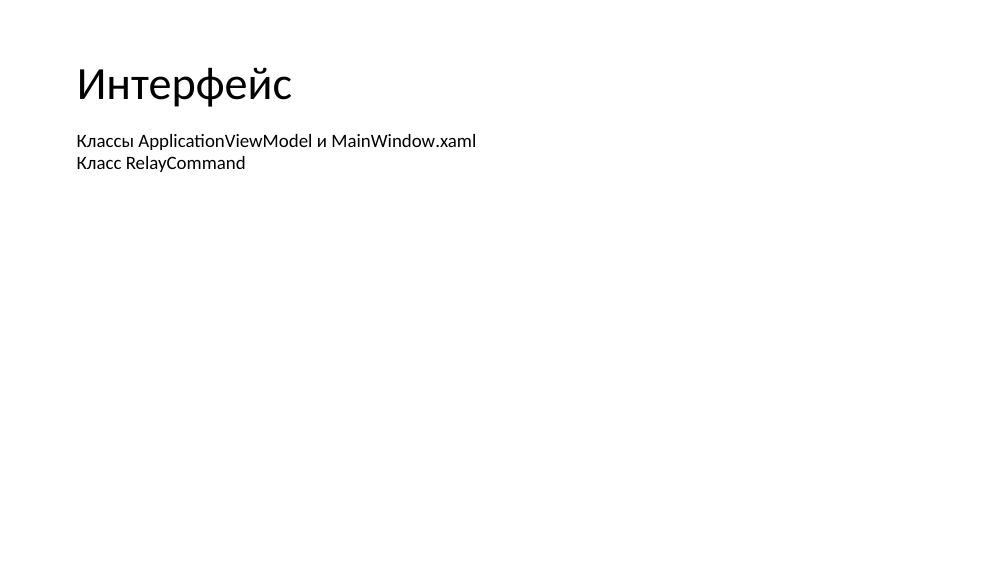
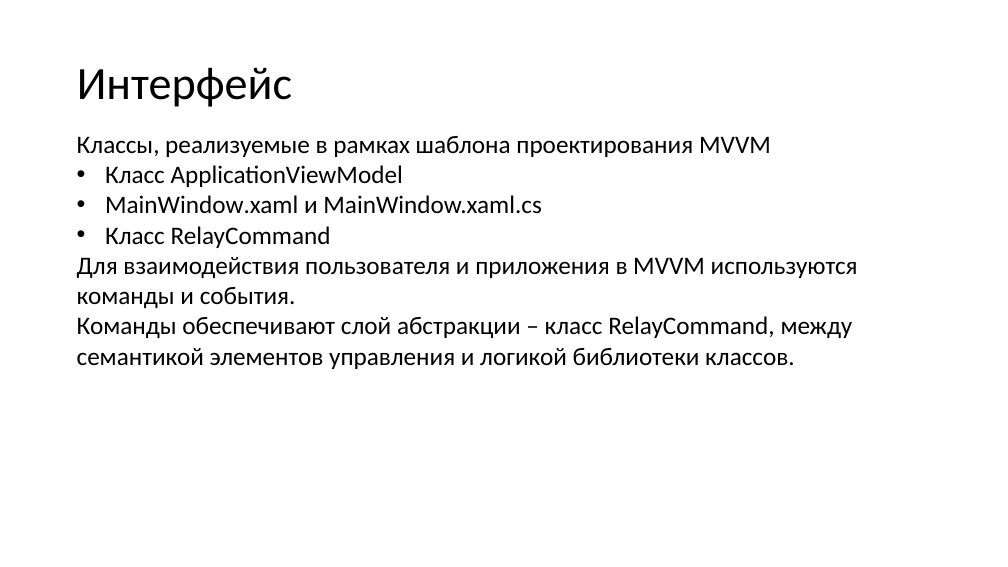
Before and after one commit to N0tilT/Timelon, a slide deck: slide 11 of docs/Timelon.pptx. Drawn at 1008x567 pixels with LibreOffice and Linux fonts; fonts in the diff are those of the drawing. Boxes give left, top, right and bottom in pixels: in the first picture for what was removed or moved away, otherwise in the second. Text is boxed around its words. In the diff, an @@ line names an element or a change of style, - is before the commit and + after.

```diff
--- a/docs/Timelon.pptx
+++ b/docs/Timelon.pptx
@@ text at [77,136,771,214]: text changed; size 18 to 24 pt @@
-Классы ApplicationViewModel и MainWindow.xaml
+Классы, реализуемые в рамках шаблона проектирования MVVM
+• Класс ApplicationViewModel
+• MainWindow.xaml и MainWindow.xaml.cs
@@ text at [105,226,331,248]: size 18 to 24 pt in "Класс RelayCommand"; bullet none to • @@
@@ text at [77,257,858,369]: paragraphs added @@
+Для взаимодействия пользователя и приложения в MVVM используются команды и события.
+Команды обеспечивают слой абстракции – класс RelayCommand, между семантикой элементов управления и логикой библиотеки классов.
```
Also in this commit, not shown: 8 other slides changed, 2 slides removed, 1 other file.
